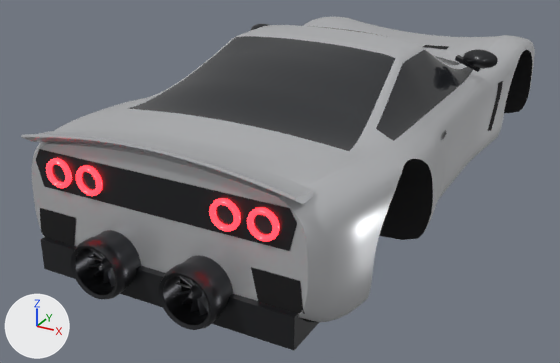
The Blender file models/source/bastion2.blend: old version first, new version second.
Before and after are seen from a 50 mm lens placed at (2.36, -5.29, 2.52), pointed at (-0.27, -0.51, 0.13). Every picture has the same lights, and +X, +Y and +Z are marked at lower left. The picture after the commit comes second.

The scene before the commit, as lines of its bpy script (objects in view):
```python
me_body = bpy.data.meshes.new('body')
me_body.from_pydata(...)  # 18362 vertices, 18380 faces; spans x -1.08..1.08, y -2.56..2.41, z 0.15..1.26
me_body.polygons.foreach_set('use_smooth', [True] * 18380)
me_body.materials.append(mat_paint)  # light grey #ced0d3
me_body.materials.append(mat_glass)  # black #27292d
me_body.materials.append(mat_black)  # black #161618
me_body.materials.append(mat_trim)  # black #242629
me_body.materials.append(mat_light_head)  # white #ffffff, glowing white #ffffff
me_body.materials.append(mat_grille)  # black #0d0d10
me_body.materials.append(mat_light_tail)  # red #e72727, glowing red #ff2730
me_body.materials.append(mat_darkmetal)  # dark grey #45464a
me_body.materials.append(mat_metal)  # grey #a0a2a6
ob_bastion2 = bpy.data.objects.new('bastion2', me_body)
ob_bastion2.location = (0.0, 0.0, 0.0)
```
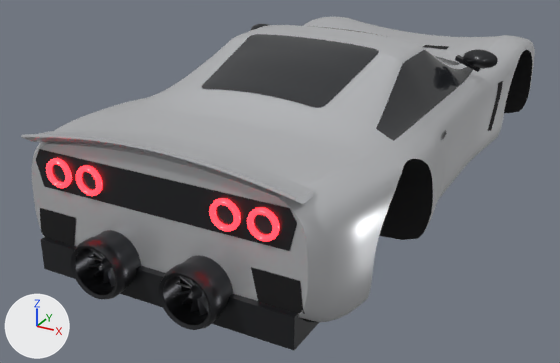
What differs and where, as boxes (x1, y1, x2, y2) in the pictures (560 x 363 px):
part 1 of me_body, added
    after: (202, 34, 379, 107)
part 2 of me_body, recoloured (lighter)
    both: (128, 36, 395, 151)

What changed in the scene script:
```text
Change me_body:
    used by ob_bastion2; location = (0.0, 0.0, 0.0)
    remove me_body.from_pydata(...)  # 18362 vertices, 18380 faces; spans x -1.08..1.08, y -2.56..2.41, z 0.15..1.26
    add me_body.from_pydata(...)  # 20827 vertices, 22988 faces; spans x -1.08..1.08, y -2.56..2.41, z 0.15..1.26
    me_body part 1: a new loose piece of 2465 vertices spanning x -0.5..0.5, y -1.3..-0.5, z 1.06..1.26, in mat_glass (black #27292d)
    me_body part 2: 630 faces spanning x -0.77..0.77, y -1.62..-0.55, z 0.96..1.26 switch from mat_glass (black #27292d) to mat_paint (light grey #ced0d3)
```
